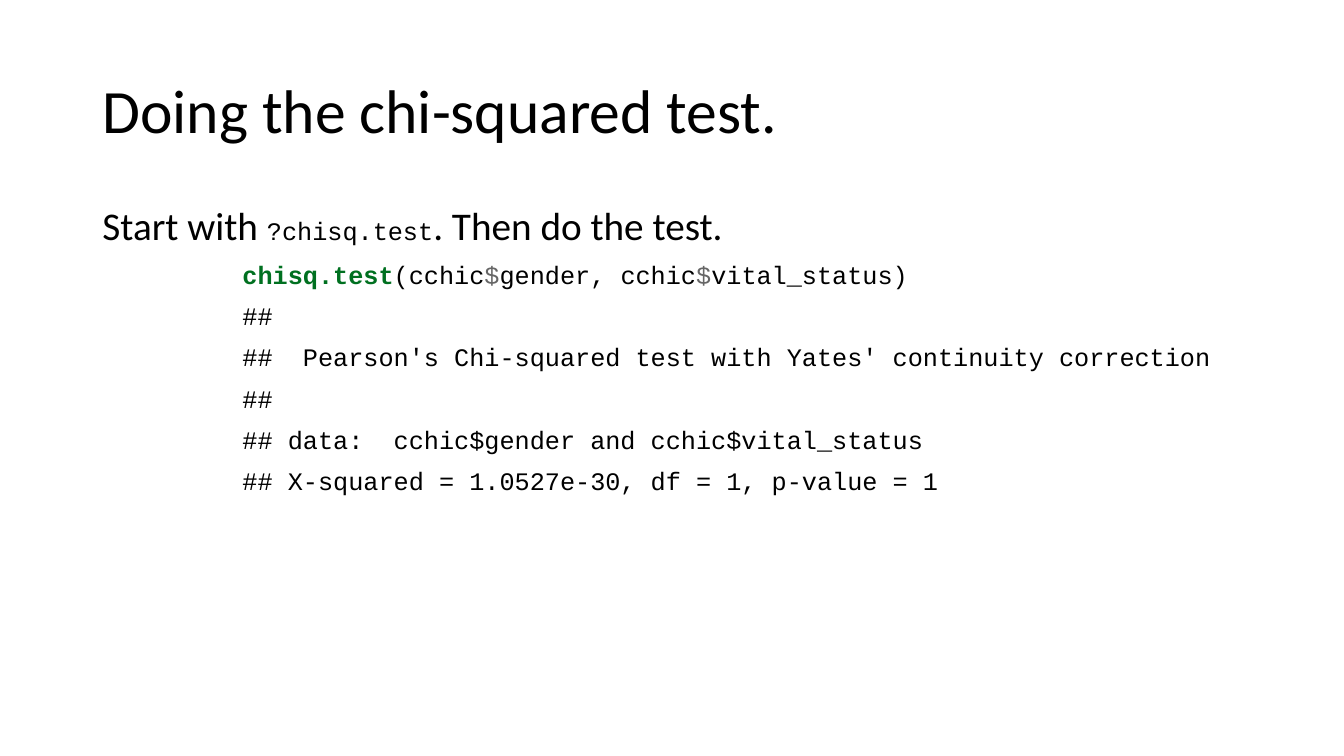
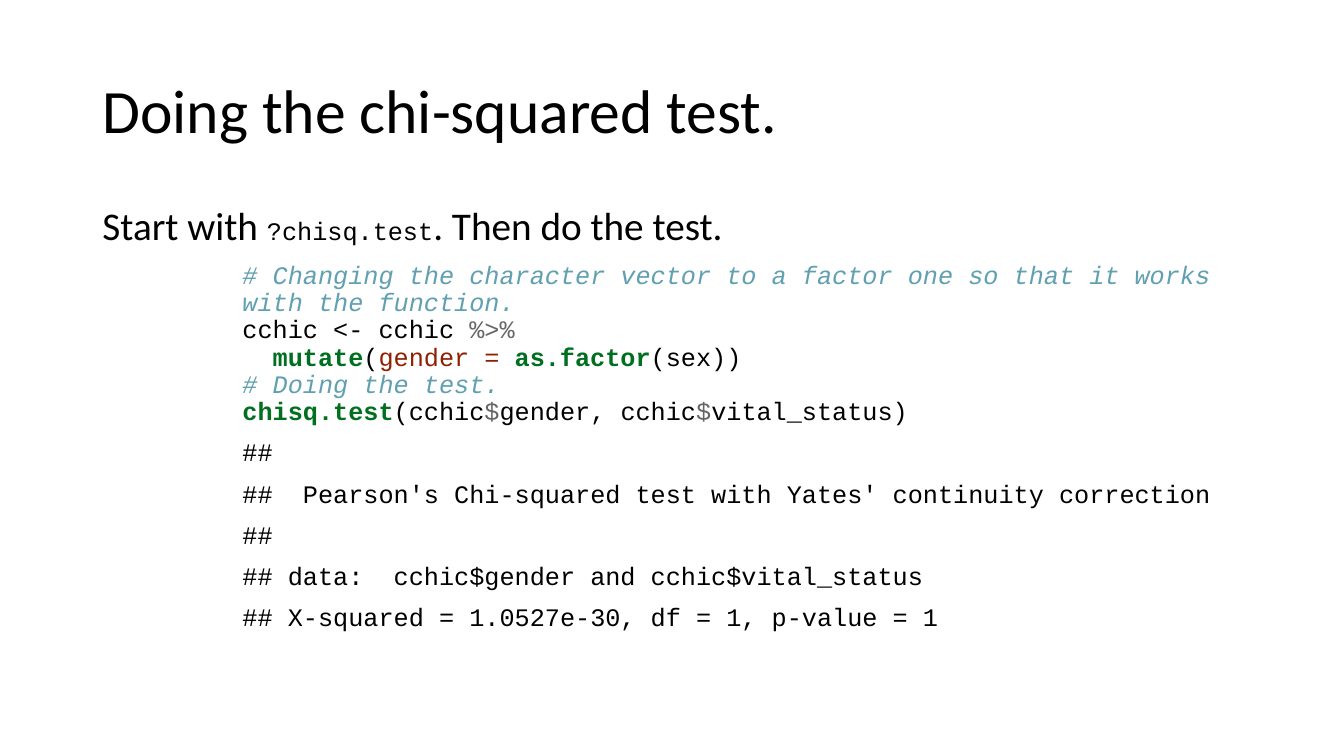
Before and after one commit to uclh-criu/learning-datascience, a slide deck: slide 37 of Workshops/Workshop6.pptx (slide 38 before the commit). Drawn at 1344x756 pixels with LibreOffice and Linux fonts; fonts in the diff are those of the drawing. Boxes give left, top, right and bottom in pixels: in the first picture for what was removed or moved away, otherwise in the second. Text is boxed around its words. In the diff, an @@ line names an element or a change of style, - is before the commit and + after.

```diff
--- a/Workshops/Workshop6.pptx
+++ b/Workshops/Workshop6.pptx
@@ text at [242, 266, 1211, 426]: text changed; text colour #000000 to #60A0B0 @@
-chisq.test(cchic$gender, cchic$vital_status)
+# Changing the character vector to a factor one so that it works with the function.
+cchic <- cchic %>%
+mutate(gender = as.factor(sex))
+# Doing the test.
+chisq.test(cchic$gender, cchic$vital_status)
```
Also in this commit, not shown: 4 other slides changed, 1 slide removed, 5 other files.
